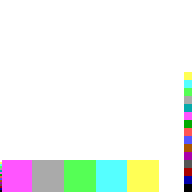
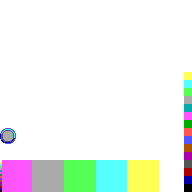
Layer changes from the first w=192, h=192 image to the second:
added layer "Layer 2" above "Ellipse 1" over [0, 128, 16, 144]
added layer "Ellipse 1" above "Layer 1" over [0, 128, 16, 144]
